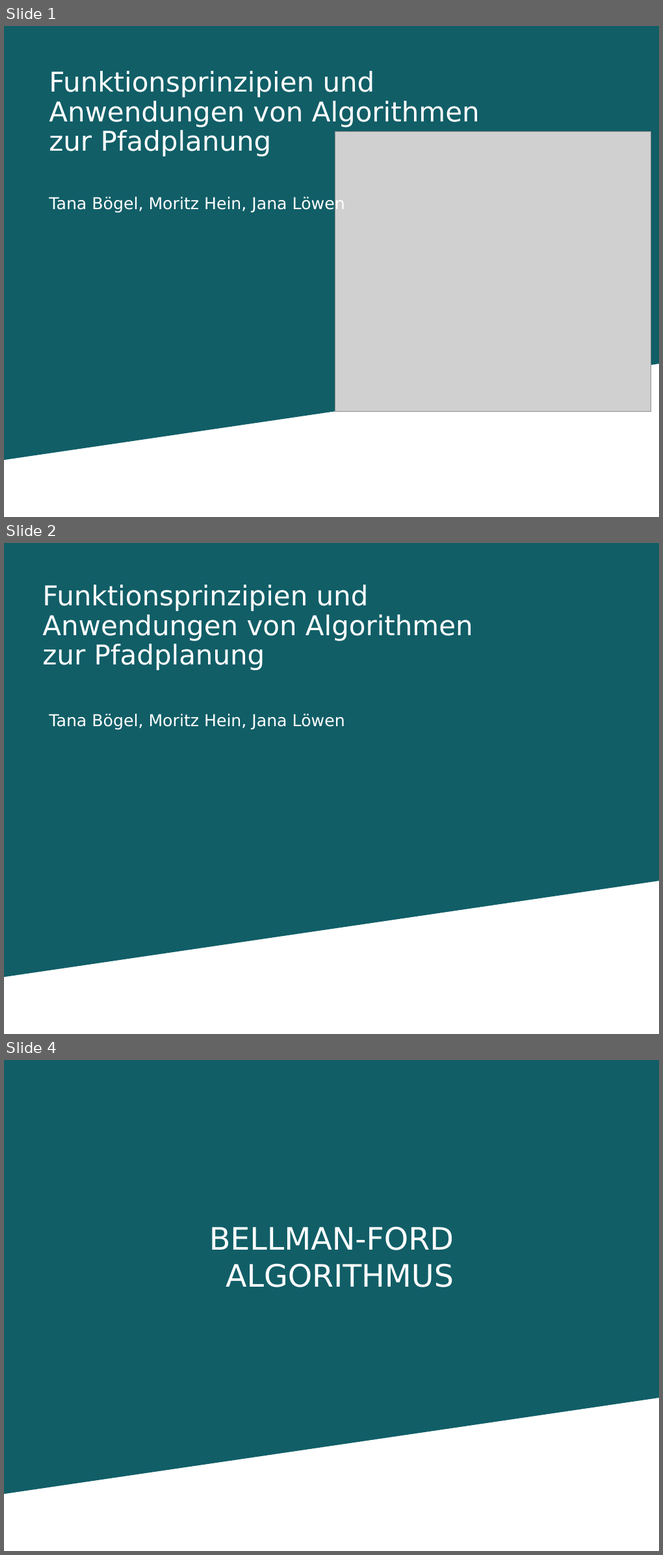
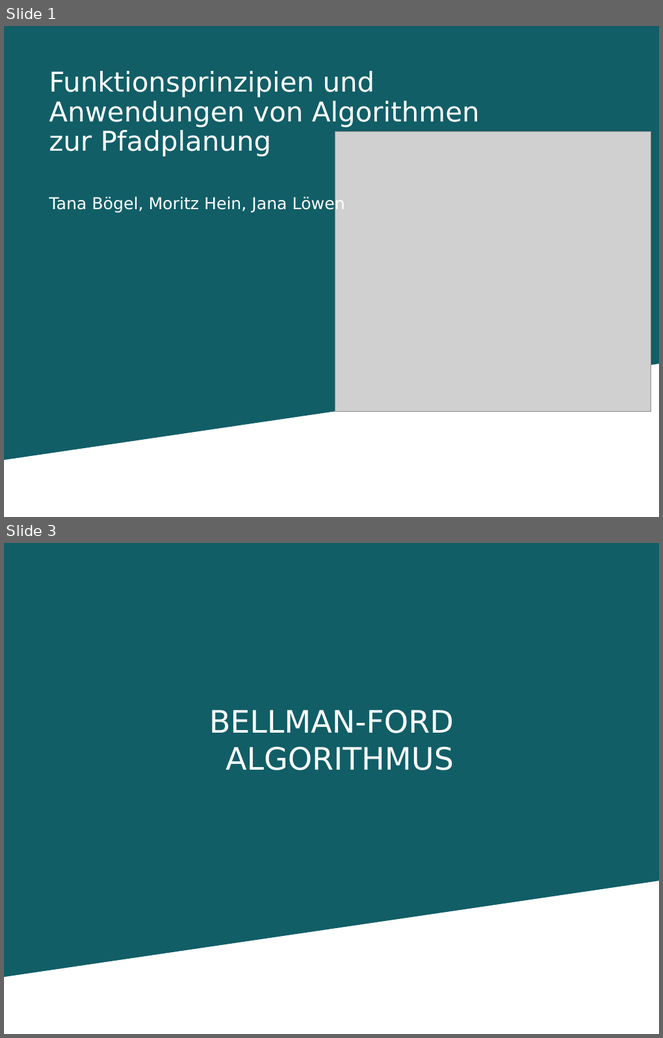
Before and after one commit to Kage0x3B/wissenschaftliches-arbeiten-praesentation, a slide deck: Präsentation Pfadplanungsalgorithmen.pptx. Shown one above the other, each under a label of ours: slides 1, 2 and 4 before the commit, slides 1 and 3 after it; the slides between them are not shown. The pictures are 663x1555 and 663x1038 pixels, drawn with LibreOffice and Linux fonts; fonts in the diff are those of the drawing; grey boxes stand for pictures; background and template pictures are left out. Boxes give left, top, right and bottom in pixels: in the first picture for what was removed or moved away, otherwise in the second. Text is boxed around its words. In the diff, an @@ line names an element or a change of style, - is before the commit and + after.

```diff
--- a/Präsentation Pfadplanungsalgorithmen.pptx
+++ b/Präsentation Pfadplanungsalgorithmen.pptx
@@ slide 2 removed at bbox=[4, 543, 659, 1034], background #FFFFFF; not listed: 1 template element that a slide beside it also shows @@
@@ text removed at bbox=[42, 585, 473, 670] @@
-Funktionsprinzipien und Anwendungen von Algorithmen zur Pfadplanung
@@ free removed at bbox=[42, 707, 399, 809] @@
-Tana Bögel, Moritz Hein, Jana Löwen
@@ what was slide 4 is now slide 3 @@
```
Also in this commit, not shown: 13 slides changed, 1 other slide removed, 1 other file.
